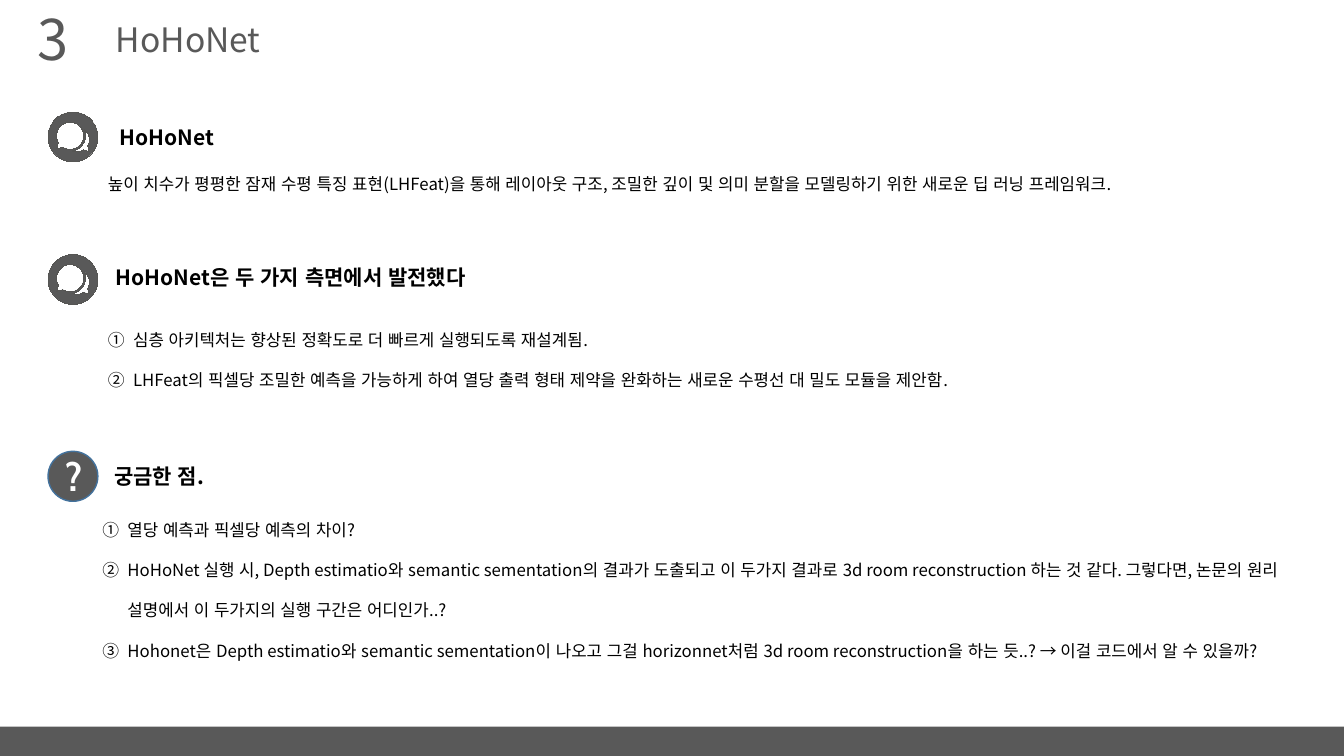
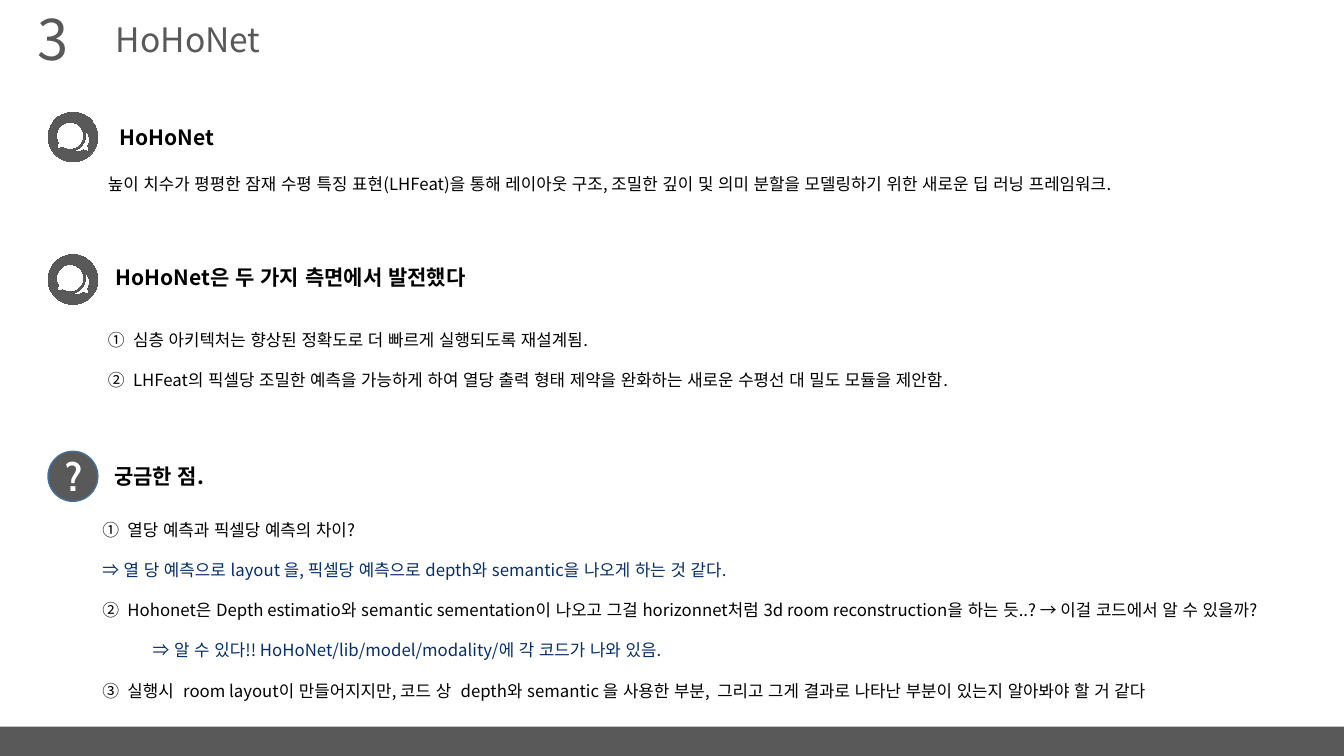
Before and after one commit to arittung/3D_Room_Layout_estimation, a slide deck: slide 6 of LayoutNet-HorizonNet-HoHoNet 정리.pptx. Drawn at 1344x756 pixels with LibreOffice and Linux fonts; fonts in the diff are those of the drawing. Boxes give left, top, right and bottom in pixels: in the first picture for what was removed or moved away, otherwise in the second. Text is boxed around its words. In the diff, an @@ line names an element or a change of style, - is before the commit and + after.

Commit message:
hohonet 코드 분석

```diff
--- a/LayoutNet-HorizonNet-HoHoNet 정리.pptx
+++ b/LayoutNet-HorizonNet-HoHoNet 정리.pptx
@@ text at (124,562,727,580): text changed; text colour #000000 to #052E6B @@
-2. HoHoNet 실행 시, Depth estimatio와 semantic sementation의 결과가 도출되고 이 두가지 결과로 3d room reconstruction 하는 것 같다. 그렇다면, 논문의 원리 설명에서 이 두가지의 실행 구간은 어디인가..?
+⇒ 열 당 예측으로 layout 을, 픽셀당 예측으로 depth와 semantic을 나오게 하는 것 같다.
@@ text at (127,642,1145,701): paragraphs added @@
+  ⇒ 알 수 있다!! HoHoNet/lib/model/modality/에 각 코드가 나와 있음.
+2. 실행시 room layout이 만들어지지만, 코드 상 depth와 semantic 을 사용한 부분, 그리고 그게 결과로 나타난 부분이 있는지 알아봐야 할 거 같다
```
Also in this commit, not shown: 4 other slides changed, 6 other files.
